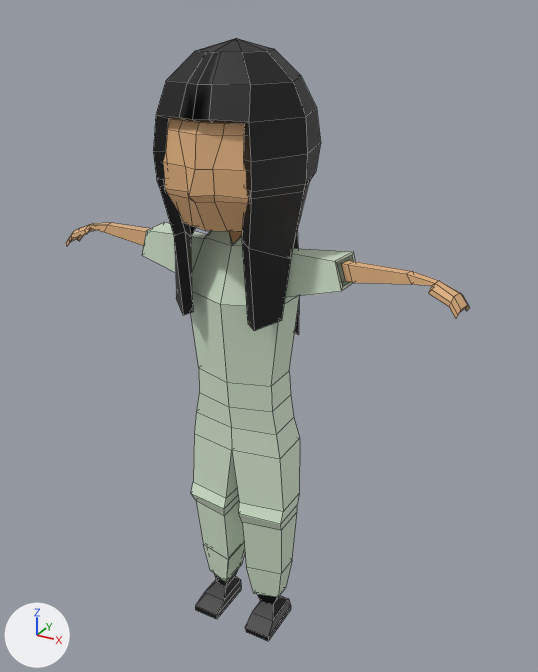
What one commit did to the FBX model Assets/Models/Characters/NPCs/NPCEnfermero6.fbx.
One viewpoint serves both versions: a 50 mm lens placed at (4.92, -8.05, 9.0), pointed at (0.21, 0.5, 4.73). Every picture has the same lights, and +X, +Y and +Z are marked at lower left. Mesh edges are drawn as thin lines. Vertices at the same position are counted once.

In view in the first picture: 'Cuerpo', 'Pelo', 'Ropa'.
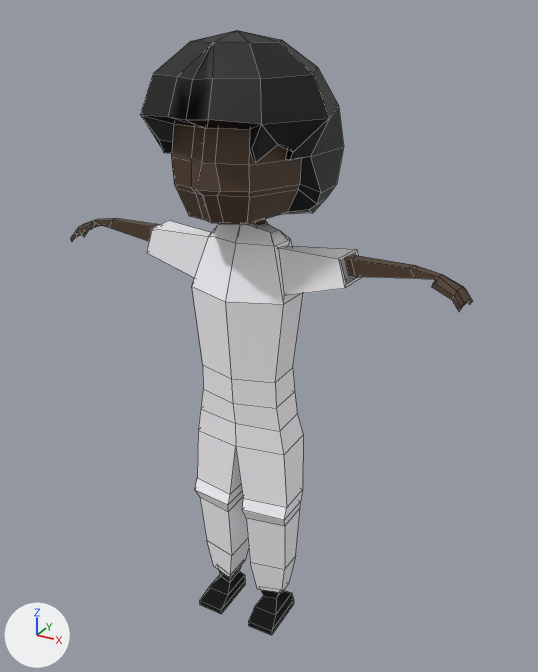
What differs and where, as boxes [x1, y1, x2, y2] in the pictures (538 x 672 px; the box of a moved part takes in the faces that stretch with it):
'Ropa', reshaped, moved
    before: [142, 222, 355, 597]
    after: [147, 220, 361, 593]
'Pelo', reshaped, moved (21% wider, 38% shorter)
    before: [153, 38, 321, 335]
    after: [140, 30, 344, 215]
'Cuerpo', reshaped, moved
    before: [66, 118, 470, 641]
    after: [71, 124, 473, 312]
'Zapatos', added (black)
    after: [199, 565, 294, 635]
part 1 of me_sphere_007, moved or reshaped
    before: [205, 231, 242, 246]
    after: [210, 223, 278, 245]
part 2 of me_sphere_007, recoloured
    before: [142, 222, 355, 597]
    after: [147, 220, 361, 593]
part 3 of me_sphere_006, moved or reshaped
    before: [66, 223, 150, 246]
    after: [71, 218, 160, 242]
part 4 of me_sphere_006, moved or reshaped
    before: [341, 260, 470, 318]
    after: [344, 255, 473, 312]
part 5 of me_sphere_006, added (brown)
    after: [171, 124, 301, 226]
part 6 of me_sphere_006, deleted (brown)
    before: [163, 118, 248, 243]
part 7 of me_sphere_006, deleted
    before: [245, 594, 291, 641]
part 8 of me_sphere_006, deleted
    before: [195, 570, 241, 619]

The change, as a diff of the scene's bpy script:
```diff
--- a/Assets/Models/Characters/NPCs/NPCEnfermero6.fbx.py
+++ b/Assets/Models/Characters/NPCs/NPCEnfermero6.fbx.py
@@ mat_material_008 @@
+mat_material_008 = principled_material('Material.008')
+mat_material_008.base_color = (0.981, 0.963, 1.0)  # white #fdfbff
@@ me_sphere_007 @@
-me_sphere_007.from_pydata(...)  # 129 vertices, 112 faces; spans x -1.56..1.56, y -0.42..0.71, z 0.49..6.34
+me_sphere_007.from_pydata(...)  # 127 vertices, 112 faces; spans x -1.56..1.56, y -0.42..0.71, z 0.49..6.44
+# me_sphere_007 part 1
+# 4 vertices are removed from x -0.12..0.12, y 0.01..0.39, z 6.33..6.34
+# 8 faces are deleted
+# 2 vertices are added at (0.0, 0.01, 6.44), (0.0, 0.39, 6.44)
+# 8 new faces join them
+# me_sphere_007 part 2: 104 faces spanning x -1.56..1.56, y -0.42..0.71, z 0.49..6.34 switch from mat_material_003 (white #d5e7cf) to mat_material_008 (white #fdfbff)
@@ me_sphere_006 @@
-me_sphere_006.from_pydata(...)  # 226 vertices, 219 faces; spans x -3.03..3.03, y -1.02..0.98, z -0.04..8.31
-me_sphere_006.materials.append(mat_material_005)  # picture img_material_002_base_color_png
+me_sphere_006.from_pydata(...)  # 194 vertices, 174 faces; spans x -3.02..3.02, y -0.98..0.98, z 10.41..13.0
+# me_sphere_006 part 3: the loose piece of 36 vertices spanning x -3.03..-1.44, y -0.03..0.35, z 5.72..6.11 is moved by (0.01, 0.0, 4.69), in mat_material_042 (brown #513c2b)
+# me_sphere_006 part 4: the loose piece of 36 vertices spanning x 1.44..3.03, y -0.03..0.35, z 5.72..6.11 is moved by (-0.01, 0.0, 4.69), in mat_material_042 (brown #513c2b)
+# me_sphere_006 part 5: a new loose piece of 122 vertices spanning x -0.87..0.87, y -0.98..0.98, z 11.0..13.0, in mat_material_042 (brown #513c2b)
+# me_sphere_006 part 6: the loose piece of 106 vertices spanning x -0.88..0.88, y -1.02..0.98, z 6.19..8.31 is deleted
+# me_sphere_006 part 7: the loose piece of 24 vertices spanning x 0.18..0.69, y -0.37..0.46, z -0.04..1.04 is deleted
+# me_sphere_006 part 8: the loose piece of 24 vertices spanning x -0.69..-0.18, y -0.37..0.46, z -0.04..1.04 is deleted
+me_sphere_006.materials.append(mat_material_042)  # brown #513c2b
@@ me_sphere_008 @@
-me_sphere_008.from_pydata(...)  # 142 vertices, 154 faces; spans x -1.01..1.01, y -0.89..1.18, z 9.33..13.25
+me_sphere_008.from_pydata(...)  # 118 vertices, 130 faces; spans x -1.23..1.23, y -1.13..1.36, z 11.06..13.4
+# me_sphere_008 part 9
+# 123 vertices are removed from x -1.01..1.01, y -0.89..1.18, z 9.33..13.25
+# 150 faces are deleted
+# 99 vertices are added at x -1.23..1.23, y -1.13..1.36, z 11.06..13.4
+# 126 new faces join them
 me_sphere_008.materials.append(mat_material_002)
@@ ob_ropa @@
 ob_ropa = bpy.data.objects.new('Ropa', me_sphere_007)
-ob_ropa.location = (0.0, 0.0, 0.0)
+ob_ropa.location = (0.0, 0.11, 0.0)
@@ ob_cuerpo @@
 ob_cuerpo = bpy.data.objects.new('Cuerpo', me_sphere_006)
-ob_cuerpo.location = (0.0, 0.0, 0.0)
+ob_cuerpo.location = (0.02, 0.09, -4.64)
@@ ob_pelo @@
 ob_pelo = bpy.data.objects.new('Pelo', me_sphere_008)
-ob_pelo.location = (0.0, 0.0, -4.56)
+ob_pelo.location = (0.02, 0.09, -4.64)
@@ ob_zapatos @@
+ob_zapatos = bpy.data.objects.new('Zapatos', me_sphere_042)  # 40 vertices, 34 faces; spans x -0.675..0.675, y -0.374..0.393, z 4.645..5.187; in mat_material_045 (black #000000)
+ob_zapatos.location = (0.02, 0.09, -4.64)
```
